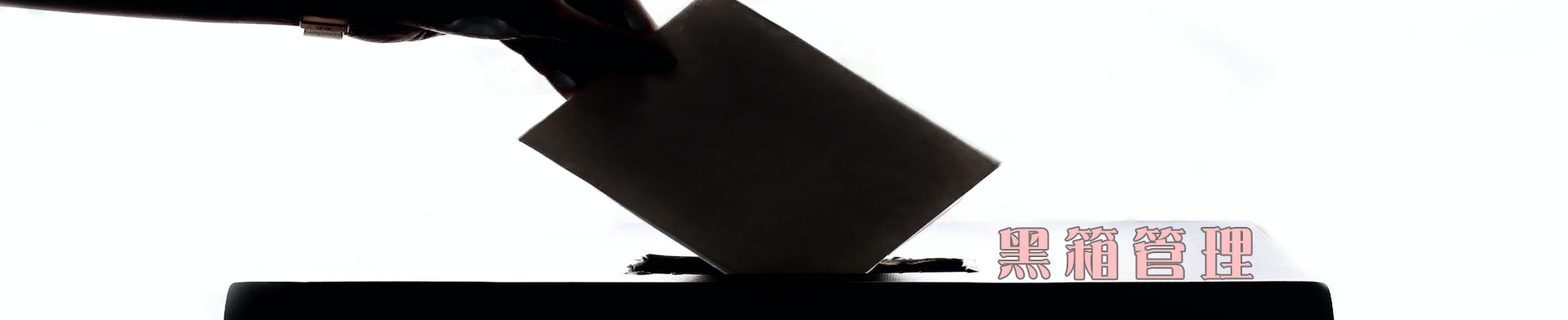
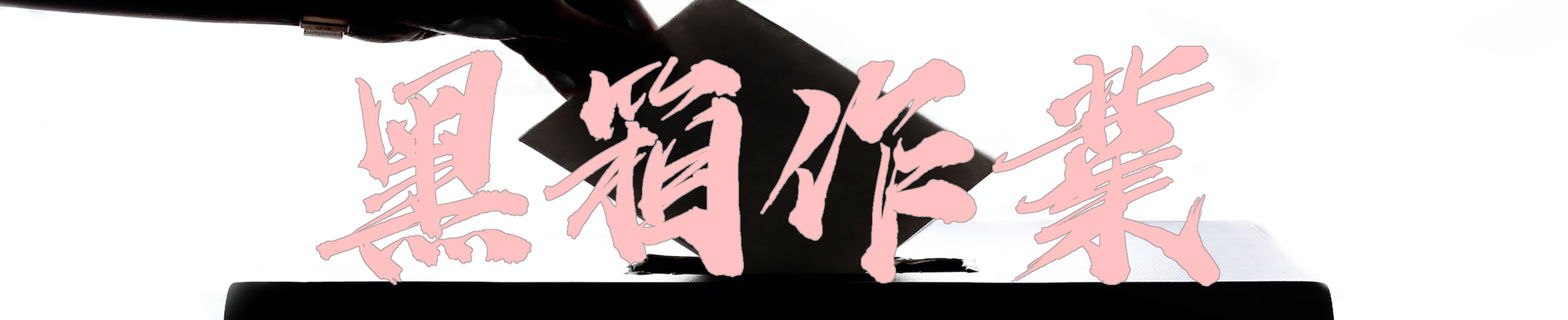
Before/after of a 1568 x 320 layered artwork. What changed in the layer stack:
added layer "圖層 2" above "圖層 3" over 316, 46, 1220, 286
added layer "圖層 3" above "管理" over 316, 45, 1221, 287
hid "管理" over 998, 227, 1253, 280
hid "圖層 0" over 316, 45, 1255, 287
hid "色彩填色 1" over 316, 45, 1255, 287
